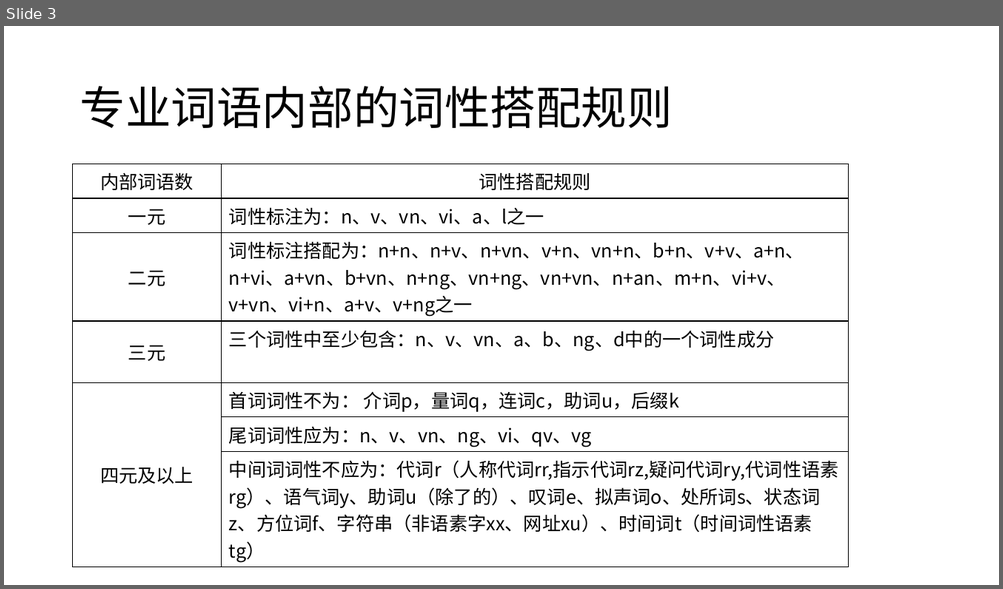
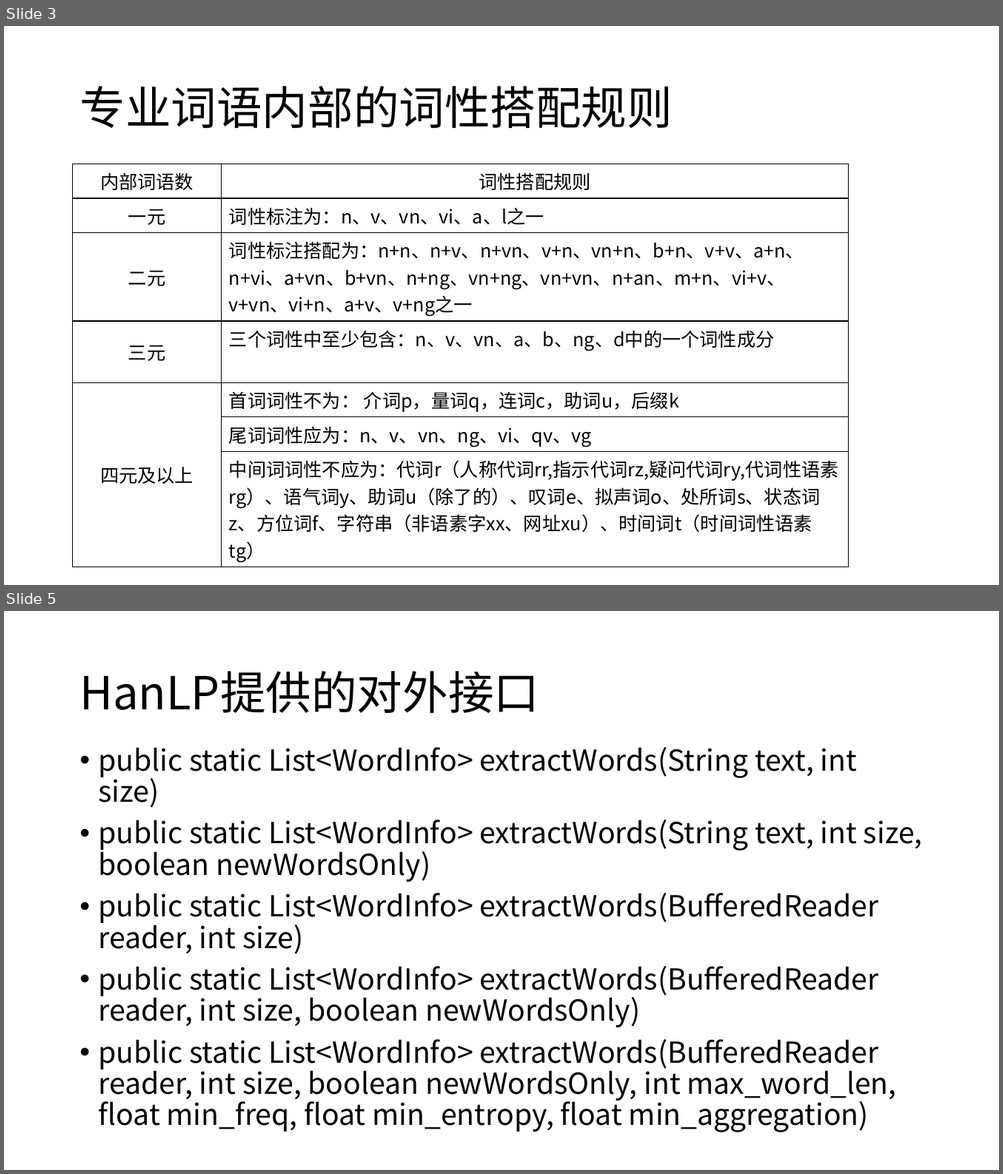
Before and after one commit to panda2019-ai/information_extraction, a slide deck: doc/信息抽取.pptx. Shown one above the other, each under a label of ours: slide 3 before the commit, slides 3 and 5 after it; the slides between them are not shown. The pictures are 1003x589 and 1003x1174 pixels, drawn with LibreOffice and Linux fonts; fonts in the diff are those of the drawing. Boxes give left, top, right and bottom in pixels: in the first picture for what was removed or moved away, otherwise in the second. Text is boxed around its words. In the diff, an @@ line names an element or a change of style, - is before the commit and + after.

```diff
--- a/doc/信息抽取.pptx
+++ b/doc/信息抽取.pptx
@@ slide 5 added at <box>4,611,999,1170</box>, background #FFFFFF @@
@@ title added at <box>79,671,539,713</box>, 44 pt, text #000000 @@
+HanLP提供的对外接口
@@ text added at <box>99,747,922,1133</box>, 28 pt, text #000000 @@
+• public static List<WordInfo> extractWords(String text, int size)
+• public static List<WordInfo> extractWords(String text, int size, boolean newWordsOnly)
+• public static List<WordInfo> extractWords(BufferedReader reader, int size)
+• public static List<WordInfo> extractWords(BufferedReader reader, int size, boolean newWordsOnly)
+• public static List<WordInfo> extractWords(BufferedReader reader, int size, boolean newWordsOnly, int max_word_len, float min_freq, float min_entropy, float min_aggregation)
```
Also in this commit, not shown: 1 other slide added, 1 other file.
